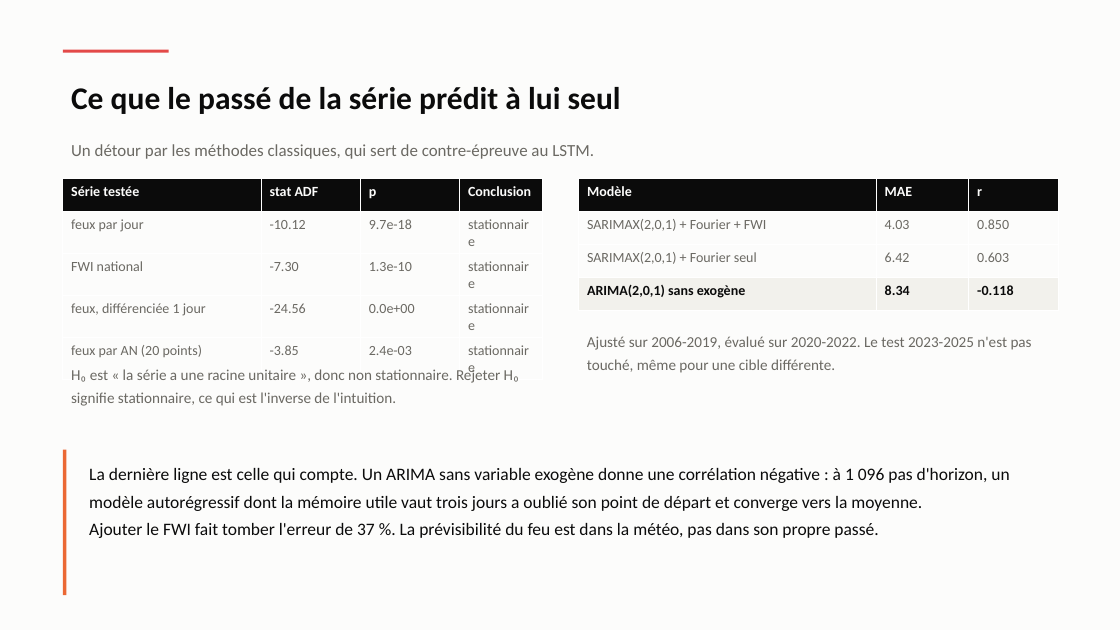
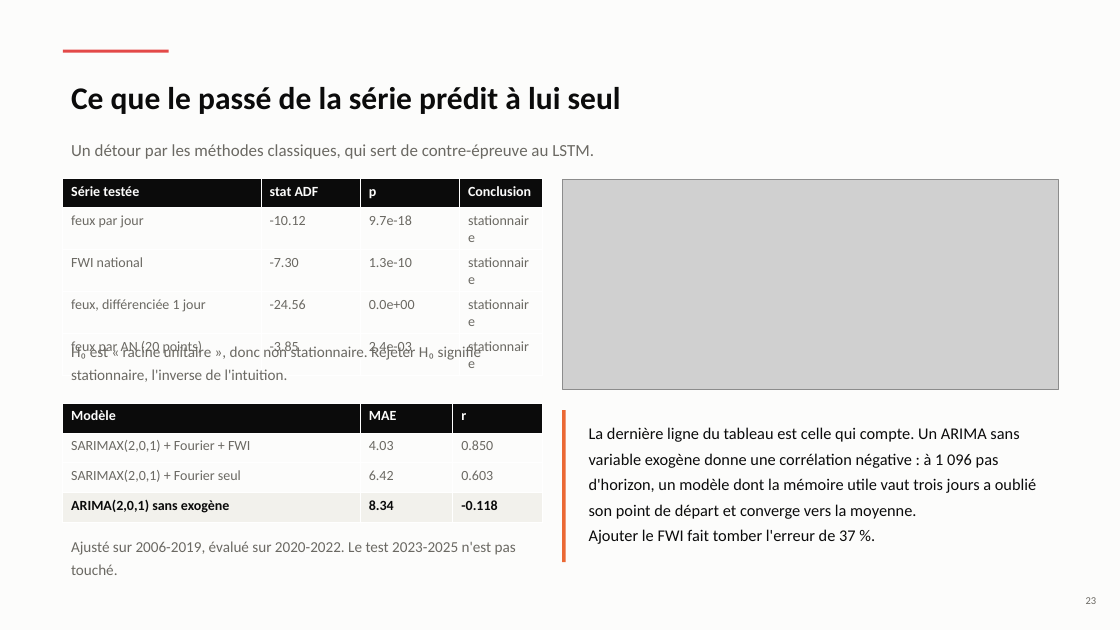
Before and after one commit to Hierogifle/terre-vent-feu-eau-data, a slide deck: slide 23 of presentation/soutenance.pptx. Drawn at 1120x630 pixels with LibreOffice and Linux fonts; fonts in the diff are those of the drawing; grey boxes stand for pictures. Boxes give left, top, right and bottom in pixels: in the first picture for what was removed or moved away, otherwise in the second. Text is boxed around its words. In the diff, an @@ line names an element or a change of style, - is before the commit and + after.

```diff
--- a/presentation/soutenance.pptx
+++ b/presentation/soutenance.pptx
@@ picture added at (x1=562, y1=180, x2=1059, y2=389) @@
@@ text at (x1=71, y1=344, x2=481, y2=382): text changed @@
-H₀ est « la série a une racine unitaire », donc non stationnaire. Rejeter H₀ signifie stationnaire, ce qui est l'inverse de l'intuition.
+H₀ est « racine unitaire », donc non stationnaire. Rejeter H₀ signifie stationnaire, l'inverse de l'intuition.
@@ table resized from (x1=579, y1=179, x2=1058, y2=311) to (x1=63, y1=403, x2=542, y2=523) @@
@@ rectangle resized from (x1=63, y1=450, x2=66, y2=595) to (x1=562, y1=410, x2=565, y2=562) @@
@@ text at (x1=589, y1=427, x2=1036, y2=544): text changed; size 15 to 14 pt @@
-La dernière ligne est celle qui compte. Un ARIMA sans variable exogène donne une corrélation négative : à 1 096 pas d'horizon, un modèle autorégressif dont la mémoire utile vaut trois jours a oublié son point de départ et converge vers la moyenne.
-Ajouter le FWI fait tomber l'erreur de 37 %. La prévisibilité du feu est dans la météo, pas dans son propre passé.
+La dernière ligne du tableau est celle qui compte. Un ARIMA sans variable exogène donne une corrélation négative : à 1 096 pas d'horizon, un modèle dont la mémoire utile vaut trois jours a oublié son point de départ et converge vers la moyenne.
+Ajouter le FWI fait tomber l'erreur de 37 %.
@@ text at (x1=71, y1=541, x2=516, y2=575): text changed @@
-Ajusté sur 2006-2019, évalué sur 2020-2022. Le test 2023-2025 n'est pas touché, même pour une cible différente.
+Ajusté sur 2006-2019, évalué sur 2020-2022. Le test 2023-2025 n'est pas touché.
@@ text added at (x1=1086, y1=597, x2=1097, y2=604), 9 pt, text #6B6963 @@
+23
```
Also in this commit, not shown: 35 other slides changed, 2 other files.
